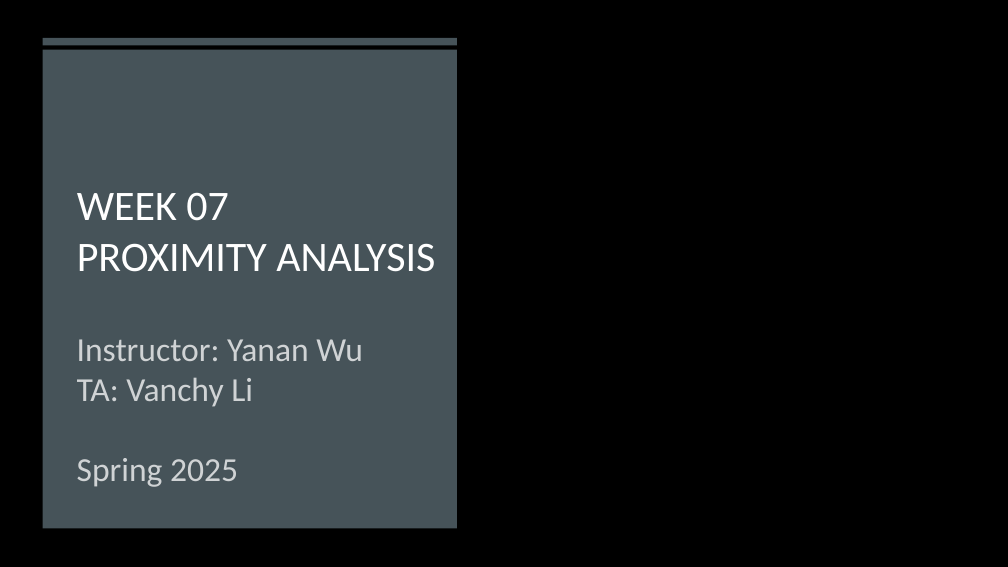
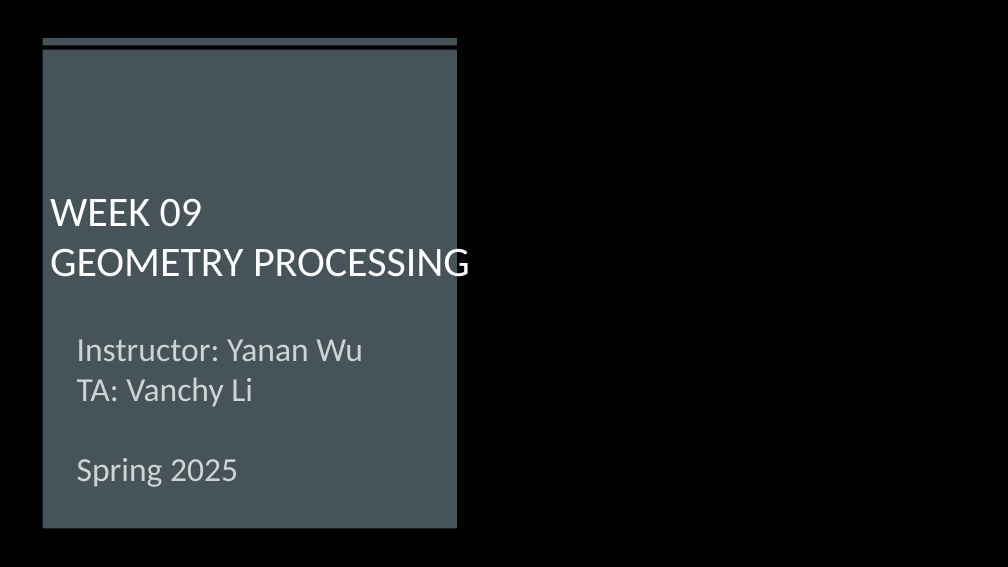
Before and after one commit to gisynw/ssj-376, a slide deck: slide 1 of docs/Lectures/Week09/Week09_GeometryProcessing.pptx. Drawn at 1008x567 pixels with LibreOffice and Linux fonts; fonts in the diff are those of the drawing; background and template pictures are left out. Boxes give left, top, right and bottom in pixels: in the first picture for what was removed or moved away, otherwise in the second. Text is boxed around its words. In the diff, an @@ line names an element or a change of style, - is before the commit and + after.

Commit message:
update week09

```diff
--- a/docs/Lectures/Week09/Week09_GeometryProcessing.pptx
+++ b/docs/Lectures/Week09/Week09_GeometryProcessing.pptx
@@ title at [50,199,470,287]: text changed @@
-WEEK 07
-PROXIMITY ANALYSIS
+WEEK 09
+GEOMETRY PROCESSING
```
Also in this commit, not shown: 5 other slides changed.
